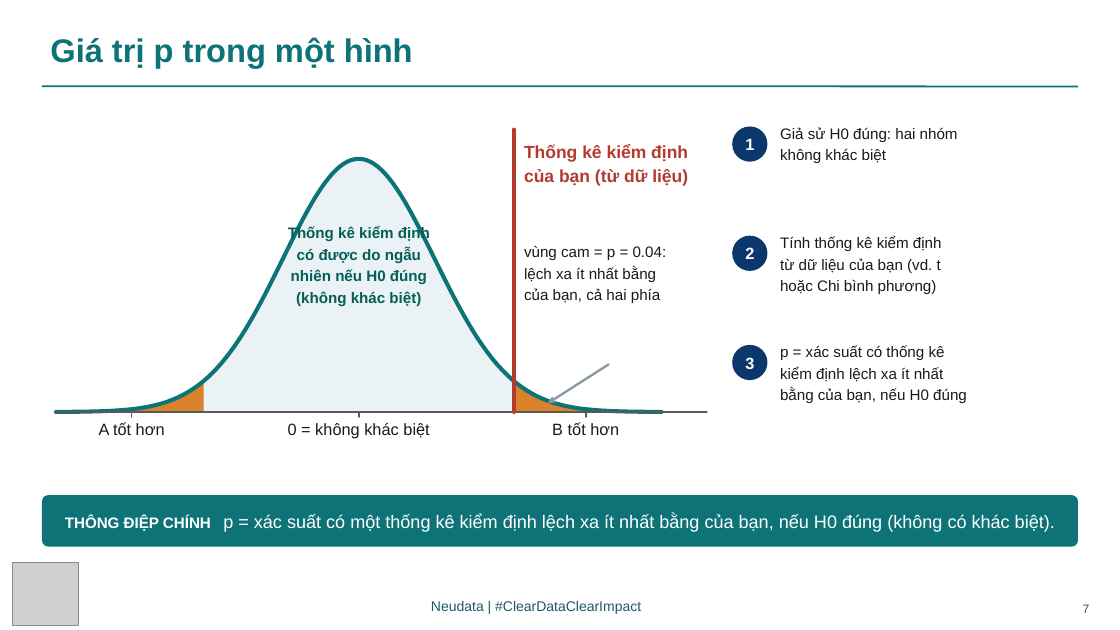
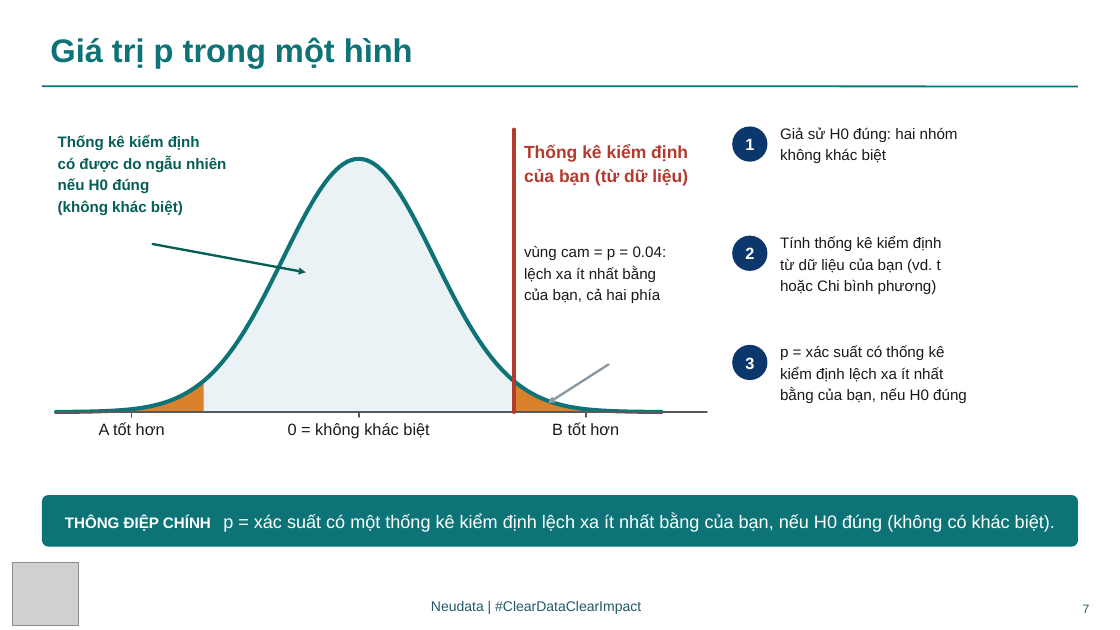
Before and after one commit to neu-data/FoundationsofClinicalResearch, a slide deck: slide 7 of vi/files/slides/Session_6_VN.pptx. Drawn at 1120x630 pixels with LibreOffice and Linux fonts; fonts in the diff are those of the drawing; grey boxes stand for pictures. Boxes give left, top, right and bottom in pixels: in the first picture for what was removed or moved away, otherwise in the second. Text is boxed around its words. In the diff, an @@ line names an element or a change of style, - is before the commit and + after.

```diff
--- a/vi/files/slides/Session_6_VN.pptx
+++ b/vi/files/slides/Session_6_VN.pptx
@@ text "Thống kê kiểm định": place and size @@
-text "Thống kê kiểm định" at (288,226,430,306)
+text "Thống kê kiểm định" at (58,135,226,215)
@@ text at (58,135,200,215): alignment centre to left @@
@@ text at (58,156,226,194): text changed @@
-có được do ngẫu
-nhiên nếu H0 đúng
+có được do ngẫu nhiên
+nếu H0 đúng
@@ arrow added from (153, 245) to (306, 272), #055F56 2 pt @@
```
Also in this commit, not shown: 3 other files.
